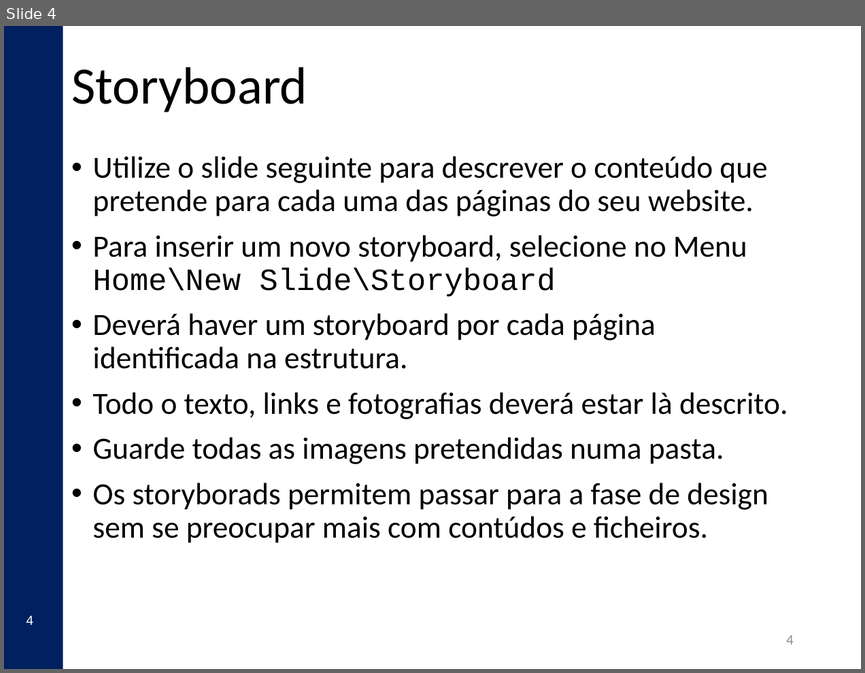
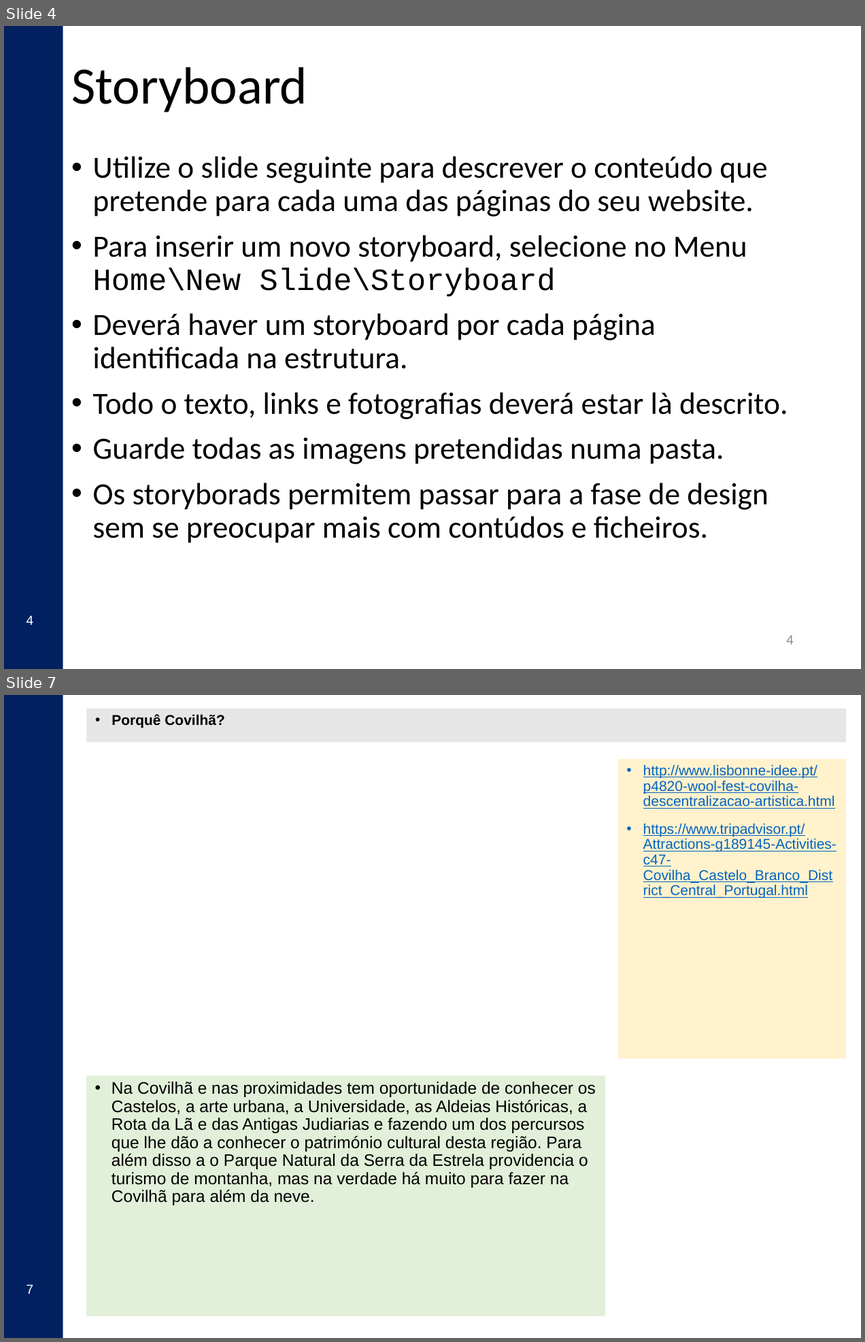
Before and after one commit to Gabulhas/CompWeb, a slide deck: UBI_CompWeb_2018_templates.pptx. Shown one above the other, each under a label of ours: slide 4 before the commit, slides 4 and 7 after it; the slides between them are not shown. The pictures are 865x673 and 865x1342 pixels, drawn with LibreOffice and Linux fonts; fonts in the diff are those of the drawing; background and template pictures are left out. Boxes give left, top, right and bottom in pixels: in the first picture for what was removed or moved away, otherwise in the second. Text is boxed around its words. In the diff, an @@ line names an element or a change of style, - is before the commit and + after.

```diff
--- a/UBI_CompWeb_2018_templates.pptx
+++ b/UBI_CompWeb_2018_templates.pptx
@@ slide 7 added at (x1=4, y1=695, x2=861, y2=1338), background #FFFFFF; not listed: 3 template elements that a slide beside it also shows @@
@@ text added at (x1=86, y1=709, x2=845, y2=742), fill #E7E6E6, 12 pt, text #000000, bold @@
+• Porquê Covilhã?
@@ text added at (x1=618, y1=759, x2=847, y2=1058), fill #FFF2CC, 12 pt, text #0563C1, underline @@
+• http://www.lisbonne-idee.pt/p4820-wool-fest-covilha-descentralizacao-artistica.html
+• https://www.tripadvisor.pt/Attractions-g189145-Activities-c47-Covilha_Castelo_Branco_District_Central_Portugal.html
@@ text added at (x1=86, y1=1075, x2=606, y2=1317), fill #E2F0D9, 14 pt, text #000000 @@
+• Na Covilhã e nas proximidades tem oportunidade de conhecer os Castelos, a arte urbana, a Universidade, as Aldeias Históricas, a Rota da Lã e das Antigas Judiarias e fazendo um dos percursos que lhe dão a conhecer o património cultural desta região. Para além disso a o Parque Natural da Serra da Estrela providencia o turismo de montanha, mas na verdade há muito para fazer na Covilhã para além da neve.
```
Also in this commit, not shown: 3 slides changed, 9 other slides added, 4 slides removed, 4 other files.
